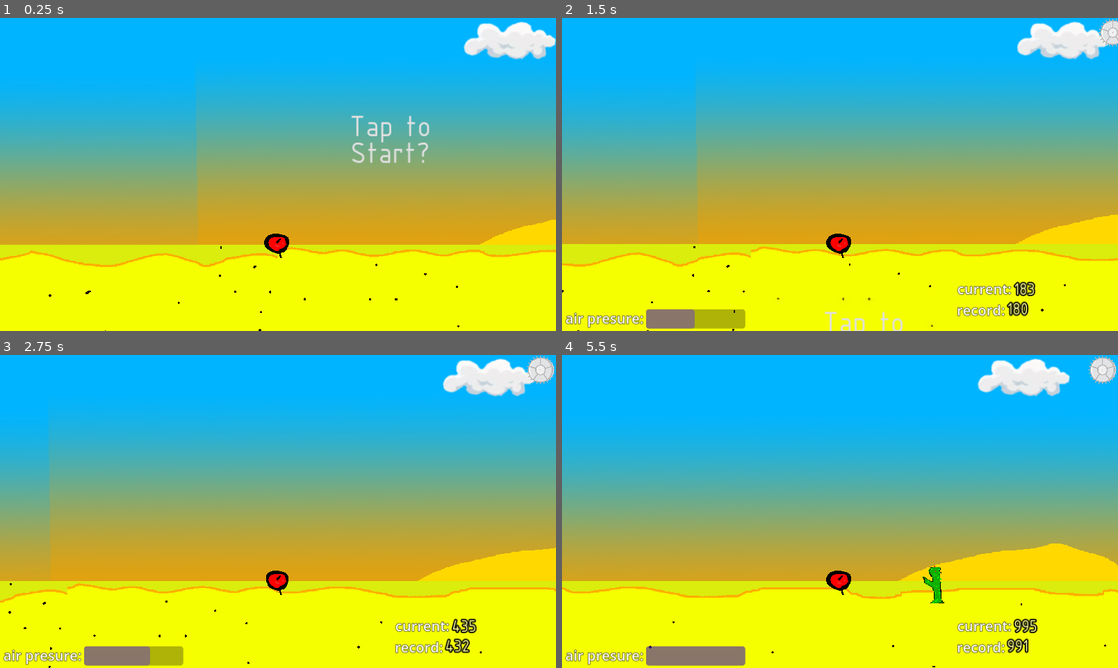
Above: before the commit, frames 1-4 (two rows, left to right).
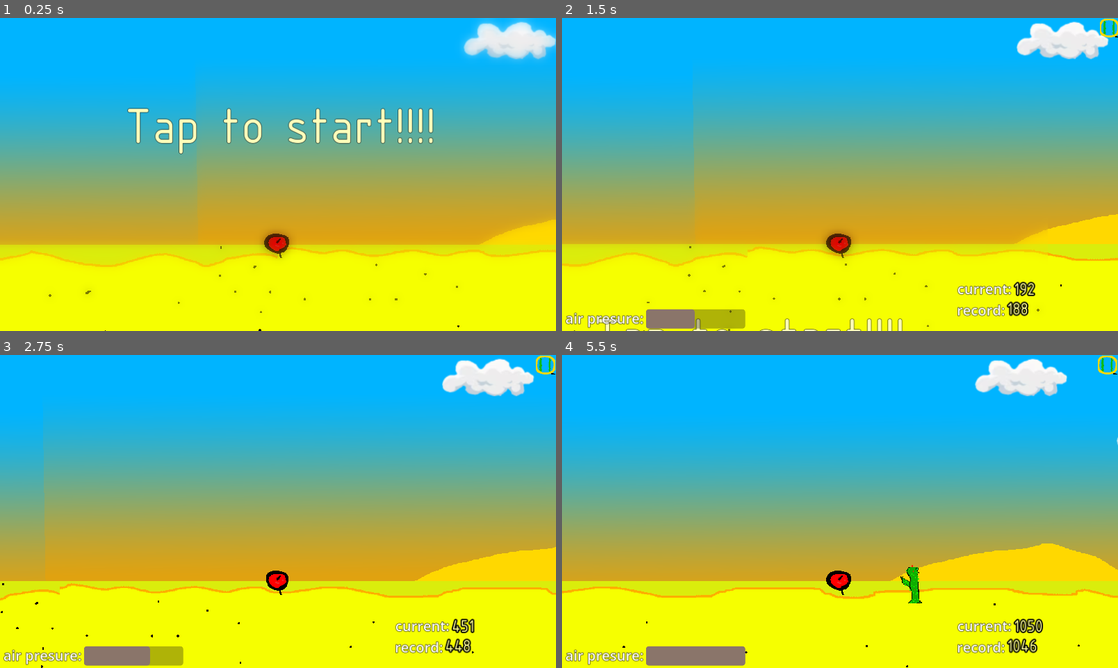
Above: after the commit, the same moments.

Repository: Nazarwadim/Sharik_fly
Game: Godot game, scene res://scenes/game/game.tscn
The game is run twice, just before and just after one commit, with the same random seed, the same clock (stepped at 60 frames per second) and the same inputs. Sound files missing from this copy of the repository are replaced by a short silence.
Inputs (mouse positions are in pixels of both pictures, inside the frame that each line leads up to):
- Up to frame 1 (0.25 s): no input
- Up to frame 2 (1.5 s): click (951, 143) at 0.5 s, where only the run before the commit has a clickable "Tap to Start?"; click (1106, 27) at 1.25 s
- Up to frame 3 (2.75 s): tap Enter at 2 s; move the mouse to (400, 495) at 2.02 s; hold Keypad 8 (up) from 2.03 s (still down); click (400, 495) at 2.17 s
- Up to frame 4 (5.5 s): tap Enter every 0.75 s from 2.75 to 5 s; move the mouse to (728, 527) at 2.77 s; release Keypad 8 (up) at 2.78 s; hold Keypad 2 (down) 2.78-3.53 s; click (728, 527) at 2.92 s; move the mouse to (895, 442) at 3.52 s; hold Keypad 8 (up) 3.53-5.03 s; click (895, 442) at 3.67 s; move the mouse to (812, 574) at 4.27 s; click (812, 574) at 4.42 s; move the mouse to (1006, 558) at 5.02 s; hold Keypad 2 (down) from 5.03 s (still down); click (1006, 558) at 5.17 s

The runs differ from the first frame. In frame 1, 4.0% of the frame differs, in the area x 0-100%, y 0-95%; in frame 2, 2.5%; in frame 3, 1.9%; in frame 4, 3.2%.

Commit message:
level generator fix and UI

Diff:
--- a/assets/svg_icons/settings-cogwheel-svgrepo-com.svg
+++ /dev/null
@@ -1,109 +0,0 @@
-<?xml version="1.0" encoding="iso-8859-1"?>
-<!-- Uploaded to: SVG Repo, www.svgrepo.com, Generator: SVG Repo Mixer Tools -->
-<svg height="800px" width="800px" version="1.1" id="Layer_1" xmlns="http://www.w3.org/2000/svg" xmlns:xlink="http://www.w3.org/1999/xlink"
-	 viewBox="0 0 512 512" xml:space="preserve">
-<g transform="translate(1 1)">
-	<path style="fill:#E2E3E5;" d="M173.933,69.827c102.4-58.88,232.107-23.893,291.84,78.507
-		c58.88,102.4,23.893,232.107-78.507,290.987s-232.107,23.893-291.84-77.653C36.547,259.267,71.533,129.56,173.933,69.827"/>
-	<path style="fill:#CCCCCC;" d="M148.333,69.827c102.4-58.88,232.107-23.893,291.84,78.507
-		c58.88,102.4,23.893,232.107-78.507,290.987s-232.107,23.893-291.84-77.653C11.8,259.267,45.933,129.56,148.333,69.827"/>
-	<path style="fill:#E2E3E5;" d="M442.733,255c0,117.76-89.6,213.333-200.533,213.333S41.667,372.76,41.667,255
-		S131.267,41.667,242.2,41.667S442.733,137.24,442.733,255"/>
-	<path style="fill:#FFFFFF;" d="M70.68,361.667c40.107,70.827,116.053,109.227,192,106.667
-		C154.307,464.92,67.267,371.053,67.267,255S154.307,45.08,262.68,41.667c-38.4-1.707-77.653,7.68-114.347,28.16
-		C46.787,129.56,11.8,259.267,70.68,361.667"/>
-	<path style="fill:#E0E0E0;" d="M340.333,255c0,46.933-38.4,85.333-85.333,85.333s-85.333-38.4-85.333-85.333
-		s38.4-85.333,85.333-85.333S340.333,208.067,340.333,255"/>
-	<path style="fill:#F0F0F0;" d="M314.733,255c0,46.933-32.427,85.333-72.533,85.333s-72.533-38.4-72.533-85.333
-		s32.427-85.333,72.533-85.333S314.733,208.067,314.733,255"/>
-	<g>
-		<path style="fill:#B6B6B6;" d="M255,476.867c-122.027,0-221.867-99.84-221.867-221.867S132.973,33.133,255,33.133
-			S476.867,132.973,476.867,255S377.027,476.867,255,476.867z M255,50.2C142.36,50.2,50.2,142.36,50.2,255S142.36,459.8,255,459.8
-			S459.8,367.64,459.8,255S367.64,50.2,255,50.2z"/>
-		<path style="fill:#B6B6B6;" d="M199.533,57.88c-3.413,0-6.827-2.56-8.533-5.973l-8.533-33.28
-			c-0.853-4.267,1.707-9.387,5.973-10.24s9.387,1.707,10.24,5.973l8.533,33.28c0.853,4.267-1.707,9.387-5.973,10.24
-			C201.24,57.027,200.387,57.88,199.533,57.88z"/>
-		<path style="fill:#B6B6B6;" d="M319,502.467c-3.413,0-6.827-2.56-8.533-5.973l-8.533-33.28c-0.853-4.267,1.707-9.387,5.973-10.24
-			c4.267-0.853,9.387,1.707,10.24,5.973l8.533,33.28c0.853,4.267-1.707,9.387-5.973,10.24
-			C320.707,502.467,319.853,502.467,319,502.467z"/>
-		<path style="fill:#B6B6B6;" d="M502.467,263.533h-34.133c-5.12,0-8.533-3.413-8.533-8.533s3.413-8.533,8.533-8.533h34.133
-			c5.12,0,8.533,3.413,8.533,8.533S507.587,263.533,502.467,263.533z"/>
-		<path style="fill:#B6B6B6;" d="M41.667,263.533H7.533C2.413,263.533-1,260.12-1,255s3.413-8.533,8.533-8.533h34.133
-			c5.12,0,8.533,3.413,8.533,8.533S46.787,263.533,41.667,263.533z"/>
-		<path style="fill:#B6B6B6;" d="M429.933,438.467c-2.56,0-4.267-0.853-5.973-2.56l-23.893-23.893
-			c-3.413-3.413-3.413-8.533,0-11.947c3.413-3.413,8.533-3.413,11.947,0l23.893,23.893c3.413,3.413,3.413,8.533,0,11.947
-			C434.2,437.613,432.493,438.467,429.933,438.467z"/>
-		<path style="fill:#B6B6B6;" d="M103.96,112.493c-2.56,0-4.267-0.853-5.973-2.56L74.093,86.04c-3.413-3.413-3.413-8.533,0-11.947
-			c3.413-3.413,8.533-3.413,11.947,0l23.893,23.893c3.413,3.413,3.413,8.533,0,11.947C108.227,111.64,106.52,112.493,103.96,112.493
-			z"/>
-		<path style="fill:#B6B6B6;" d="M406.04,112.493c-2.56,0-4.267-0.853-5.973-2.56c-3.413-3.413-3.413-8.533,0-11.947l23.893-23.893
-			c3.413-3.413,8.533-3.413,11.947,0c3.413,3.413,3.413,8.533,0,11.947l-23.893,23.893
-			C410.307,111.64,407.747,112.493,406.04,112.493z"/>
-		<path style="fill:#B6B6B6;" d="M80.067,438.467c-2.56,0-4.267-0.853-5.973-2.56c-3.413-3.413-3.413-8.533,0-11.947l23.893-23.893
-			c3.413-3.413,8.533-3.413,11.947,0c3.413,3.413,3.413,8.533,0,11.947L86.04,435.907C84.333,437.613,82.627,438.467,80.067,438.467
-			z"/>
-		<path style="fill:#B6B6B6;" d="M148.333,78.36c-2.56,0-5.973-1.707-7.68-4.267l-17.067-29.867
-			c-1.707-3.413-0.853-8.533,3.413-11.093s9.387-0.853,11.947,3.413l17.067,29.867c2.56,4.267,0.853,9.387-3.413,11.947
-			C150.893,78.36,150.04,78.36,148.333,78.36z"/>
-		<path style="fill:#B6B6B6;" d="M378.733,477.72c-2.56,0-5.973-1.707-7.68-4.267l-17.067-29.867
-			c-2.56-4.267-0.853-9.387,3.413-11.947c4.267-2.56,9.387-0.853,11.947,3.413l17.067,29.867c2.56,4.267,0.853,9.387-3.413,11.947
-			C381.293,477.72,380.44,477.72,378.733,477.72z"/>
-		<path style="fill:#B6B6B6;" d="M255,511c-5.12,0-8.533-3.413-8.533-8.533v-34.133c0-5.12,3.413-8.533,8.533-8.533
-			s8.533,3.413,8.533,8.533v34.133C263.533,507.587,260.12,511,255,511z"/>
-		<path style="fill:#B6B6B6;" d="M255,50.2c-5.12,0-8.533-3.413-8.533-8.533V7.533C246.467,2.413,249.88-1,255-1
-			s8.533,3.413,8.533,8.533v34.133C263.533,46.787,260.12,50.2,255,50.2z"/>
-		<path style="fill:#B6B6B6;" d="M69.827,156.867c-1.707,0-2.56,0-4.267-0.853l-29.867-17.067c-3.413-2.56-5.12-7.68-2.56-11.947
-			s7.68-5.12,11.947-3.413l29.867,17.067c4.267,2.56,5.12,7.68,3.413,11.947C75.8,155.16,73.24,156.867,69.827,156.867z"/>
-		<path style="fill:#B6B6B6;" d="M469.187,387.267c-1.707,0-2.56,0-4.267-0.853l-29.867-17.067c-4.267-2.56-5.12-7.68-3.413-11.947
-			c2.56-4.267,7.68-5.12,11.947-3.413l29.867,17.067c4.267,2.56,5.12,7.68,3.413,11.947
-			C475.16,385.56,472.6,387.267,469.187,387.267z"/>
-		<path style="fill:#B6B6B6;" d="M49.347,208.067c-0.853,0-1.707,0-2.56,0l-33.28-8.533c-4.267-0.853-7.68-5.973-5.973-10.24
-			c0.853-4.267,5.973-7.68,10.24-5.973l33.28,8.533c4.267,0.853,7.68,5.973,5.973,10.24
-			C56.173,205.507,52.76,208.067,49.347,208.067z"/>
-		<path style="fill:#B6B6B6;" d="M493.933,327.533c-0.853,0-1.707,0-2.56,0L458.093,319c-4.267-0.853-6.827-5.973-5.973-10.24
-			c0.853-4.267,5.973-7.68,10.24-5.973l33.28,8.533c4.267,0.853,6.827,5.973,5.973,10.24
-			C501.613,324.973,498.2,327.533,493.933,327.533z"/>
-		<path style="fill:#B6B6B6;" d="M16.067,327.533c-3.413,0-6.827-2.56-8.533-5.973c-0.853-4.267,1.707-9.387,5.973-10.24
-			l33.28-8.533c4.267-0.853,9.387,1.707,10.24,5.973c0.853,4.267-1.707,9.387-5.973,10.24l-33.28,8.533
-			C17.773,327.533,16.92,327.533,16.067,327.533z"/>
-		<path style="fill:#B6B6B6;" d="M460.653,208.067c-3.413,0-6.827-2.56-8.533-5.973c-0.853-4.267,1.707-9.387,5.973-10.24
-			l33.28-8.533c4.267-0.853,9.387,1.707,10.24,5.973c0.853,4.267-1.707,9.387-5.973,10.24l-33.28,8.533
-			C462.36,208.067,461.507,208.067,460.653,208.067z"/>
-		<path style="fill:#B6B6B6;" d="M40.813,387.267c-2.56,0-5.973-1.707-7.68-4.267c-2.56-4.267-0.853-9.387,3.413-11.947
-			l29.867-17.067c4.267-2.56,9.387-0.853,11.947,3.413c2.56,4.267,0.853,9.387-3.413,11.947L45.08,386.413
-			C43.373,387.267,42.52,387.267,40.813,387.267z"/>
-		<path style="fill:#B6B6B6;" d="M440.173,156.867c-2.56,0-5.973-1.707-7.68-4.267c-2.56-4.267-0.853-9.387,3.413-11.947
-			l29.867-17.067c4.267-2.56,9.387-0.853,11.947,3.413c2.56,4.267,0.853,9.387-3.413,11.947l-29.867,17.067
-			C442.733,156.867,441.027,156.867,440.173,156.867z"/>
-		<path style="fill:#B6B6B6;" d="M361.667,78.36c-1.707,0-2.56,0-4.267-0.853c-4.267-2.56-5.12-7.68-3.413-11.947l17.067-29.867
-			c2.56-3.413,7.68-5.12,11.947-2.56s5.12,7.68,3.413,11.947l-17.067,29.867C367.64,77.507,364.227,78.36,361.667,78.36z"/>
-		<path style="fill:#B6B6B6;" d="M131.267,477.72c-1.707,0-2.56,0-4.267-0.853c-4.267-2.56-5.12-7.68-3.413-11.947l17.067-29.867
-			c2.56-4.267,7.68-5.12,11.947-3.413c4.267,2.56,5.12,7.68,3.413,11.947l-17.067,29.867
-			C137.24,476.013,133.827,477.72,131.267,477.72z"/>
-		<path style="fill:#B6B6B6;" d="M310.467,57.88c-0.853,0-1.707,0-2.56,0c-4.267-0.853-6.827-5.973-5.973-10.24l8.533-33.28
-			c0.853-4.267,5.973-6.827,10.24-5.973s6.827,5.973,5.973,10.24l-8.533,33.28C317.293,55.32,313.88,57.88,310.467,57.88z"/>
-		<path style="fill:#B6B6B6;" d="M191,502.467c-0.853,0-1.707,0-2.56,0c-4.267-0.853-7.68-5.973-5.973-10.24l8.533-33.28
-			c0.853-4.267,5.973-7.68,10.24-5.973c4.267,0.853,7.68,5.973,5.973,10.24l-8.533,33.28
-			C197.827,499.907,194.413,502.467,191,502.467z"/>
-		<path style="fill:#B6B6B6;" d="M255,348.867c-52.053,0-93.867-41.813-93.867-93.867s41.813-93.867,93.867-93.867
-			s93.867,41.813,93.867,93.867S307.053,348.867,255,348.867z M255,178.2c-42.667,0-76.8,34.133-76.8,76.8s34.133,76.8,76.8,76.8
-			s76.8-34.133,76.8-76.8S297.667,178.2,255,178.2z"/>
-		<path style="fill:#B6B6B6;" d="M255,178.2c-5.12,0-8.533-3.413-8.533-8.533v-128c0-5.12,3.413-8.533,8.533-8.533
-			s8.533,3.413,8.533,8.533v128C263.533,174.787,260.12,178.2,255,178.2z"/>
-		<path style="fill:#B6B6B6;" d="M173.933,237.08c-0.853,0-1.707,0-2.56,0L49.347,196.973c-4.267-1.707-6.827-5.973-5.12-11.093
-			c1.707-4.267,5.973-6.827,11.093-5.12l121.173,40.107c4.267,1.707,6.827,5.973,5.12,11.093
-			C180.76,234.52,177.347,237.08,173.933,237.08z"/>
-		<path style="fill:#B6B6B6;" d="M129.56,435.907c-1.707,0-3.413-0.853-5.12-1.707c-3.413-2.56-4.267-7.68-1.707-11.947L197.827,319
-			c2.56-3.413,7.68-4.267,11.947-1.707c3.413,2.56,4.267,7.68,1.707,11.947l-75.093,103.253
-			C134.68,435.053,132.12,435.907,129.56,435.907z"/>
-		<path style="fill:#B6B6B6;" d="M380.44,435.907c-2.56,0-5.12-0.853-6.827-3.413L298.52,329.24
-			c-2.56-3.413-1.707-9.387,1.707-11.947c3.413-2.56,9.387-1.707,11.947,1.707l75.093,103.253c2.56,3.413,1.707,9.387-1.707,11.947
-			C383.853,435.907,382.147,435.907,380.44,435.907z"/>
-		<path style="fill:#B6B6B6;" d="M336.067,237.08c-3.413,0-6.827-2.56-8.533-5.973c-1.707-4.267,0.853-9.387,5.12-11.093
-			L454.68,180.76c4.267-1.707,9.387,0.853,11.093,5.12c1.707,4.267-0.853,9.387-5.12,11.093l-122.027,39.253
-			C337.773,237.08,336.92,237.08,336.067,237.08z"/>
-		<path style="fill:#B6B6B6;" d="M263.533,255c0,5.12-3.413,8.533-8.533,8.533s-8.533-3.413-8.533-8.533s3.413-8.533,8.533-8.533
-			S263.533,249.88,263.533,255"/>
-	</g>
-</g>
-</svg>
--- a/project.godot
+++ b/project.godot
@@ -25,6 +25,8 @@
 
 [display]
 
+window/size/initial_position_type=0
+window/size/always_on_top=true
 window/stretch/mode="canvas_items"
 
 [dotnet]
--- a/scenes/Ball/ball.gd
+++ b/scenes/Ball/ball.gd
@@ -13,8 +13,8 @@
 @onready var sound_controler:BallSoundController = $SoundControler
 @onready var trail:GPUParticles2D = $Trail
 
+func _process(delta) -> void:
 
-func _process(delta) -> void:
 	$HighestScore.update_highest_score(position)
 
 
--- a/scenes/Ball/ball.tscn
+++ b/scenes/Ball/ball.tscn
@@ -85,7 +85,7 @@
 
 [node name="CollisionPolygon" type="CollisionPolygon2D" parent="."]
 position = Vector2(0, -2)
-polygon = PackedVector2Array(37, -20, 32, -32, 23, -43, -2, -47, -32, -42, -40, -32, -45, -17, -40, 2, -23, 22, 1, 24, 5, 29, 10, 29, 10, 22, 32, 16)
+polygon = PackedVector2Array(37, -20, 32, -32, 23, -43, -2, -47, -32, -42, -40, -32, -45, -17, -40, 2, -23, 22, 1, 24, 5, 33, 10, 30, 10, 22, 32, 16)
 
 [node name="Trail" type="GPUParticles2D" parent="."]
 amount = 2
@@ -112,11 +112,11 @@
 
 [node name="UpSound" type="AudioStreamPlayer" parent="SoundControler"]
 stream = ExtResource("10_nf1lp")
-volume_db = -5.0
+volume_db = -3.0
 
 [node name="DownSound" type="AudioStreamPlayer" parent="SoundControler"]
 stream = ExtResource("11_c7w1i")
-volume_db = -5.0
+volume_db = -3.0
 
 [node name="StateMashine" type="Node" parent="." node_paths=PackedStringArray("object", "animation", "current_state")]
 script = ExtResource("12_ndfgc")
--- a/scenes/Level/level.gd
+++ b/scenes/Level/level.gd
@@ -7,7 +7,11 @@
 
 func _ready():
 	SignalBus.on_start_button_preased.connect(start_generation)
+	SignalBus.player_died.connect(stop_generation)
 
+func stop_generation(balL):
+	$Kaktuses_generator/Timer.stop()
+	$Cloud_Paralax/Timer.stop()
 
 func on_generate_timer_timeout() -> void:
 	$Kaktuses_generator/Timer.wait_time = kaktuses_generation_frequency_distance / player.phisics.speed
--- a/scenes/StartUI/StartButton.gd
+++ b/scenes/StartUI/StartButton.gd
@@ -1,5 +1,8 @@
-extends Button
+extends Control
 
-func _on_pressed():
-	SignalBus.on_start_button_preased.emit()
-	get_parent().gravity_scale = 1
+
+
+func _on_gui_input(event):
+	if event is InputEventMouseButton:
+		SignalBus.on_start_button_preased.emit()
+		get_parent().gravity_scale = 1
--- a/scenes/StartUI/start_ui.tscn
+++ b/scenes/StartUI/start_ui.tscn
@@ -1,11 +1,11 @@
-[gd_scene load_steps=10 format=3 uid="uid://cxh3tys25wmmw"]
+[gd_scene load_steps=11 format=3 uid="uid://cxh3tys25wmmw"]
 
 [ext_resource type="FontFile" uid="uid://cmok75x4xo3v4" path="res://fonts/ISOCPEUR.ttf" id="1_h4l1h"]
 [ext_resource type="Shader" path="res://shaders/vignette.gdshader" id="1_ycwd7"]
 [ext_resource type="Script" path="res://scenes/StartUI/StartButton.gd" id="3_tcist"]
 
 [sub_resource type="RectangleShape2D" id="RectangleShape2D_6icu7"]
-size = Vector2(394, 168)
+size = Vector2(1098, 703)
 
 [sub_resource type="ShaderMaterial" id="ShaderMaterial_rgdp8"]
 shader = ExtResource("1_ycwd7")
@@ -13,6 +13,13 @@
 [sub_resource type="Theme" id="Theme_5s636"]
 default_font = ExtResource("1_h4l1h")
 default_font_size = 64
+
+[sub_resource type="LabelSettings" id="LabelSettings_lnbhg"]
+font = ExtResource("1_h4l1h")
+font_size = 110
+font_color = Color(1, 1, 0.729412, 1)
+outline_size = 3
+outline_color = Color(0, 0, 0, 1)
 
 [sub_resource type="RectangleShape2D" id="RectangleShape2D_5fkn5"]
 size = Vector2(658.5, 60)
@@ -29,33 +36,40 @@
 
 [node name="RigidBody2D" type="RigidBody2D" parent="."]
 gravity_scale = 0.0
-metadata/_edit_group_ = true
 
 [node name="CollisionShape2D" type="CollisionShape2D" parent="RigidBody2D"]
-position = Vector2(92, 74)
+position = Vector2(-12, 181.5)
 shape = SubResource("RectangleShape2D_6icu7")
 
 [node name="ColorRect" type="ColorRect" parent="RigidBody2D"]
 material = SubResource("ShaderMaterial_rgdp8")
-offset_left = -104.0
-offset_top = -11.0
-offset_right = 290.0
-offset_bottom = 160.0
+offset_left = -616.0
+offset_top = -180.0
+offset_right = 612.0
+offset_bottom = 507.0
 color = Color(1, 0.572549, 1, 0.498039)
 
-[node name="StartButton" type="Button" parent="RigidBody2D"]
-offset_left = -114.0
-offset_top = -12.0
-offset_right = 295.0
-offset_bottom = 161.0
+[node name="StartButton" type="Control" parent="RigidBody2D"]
+layout_mode = 3
+anchors_preset = 0
+offset_left = -640.0
+offset_top = -178.0
+offset_right = 620.0
+offset_bottom = 531.0
 theme = SubResource("Theme_5s636")
-text = "Tap to
-Start?"
-flat = true
 script = ExtResource("3_tcist")
 
+[node name="Label" type="Label" parent="RigidBody2D/StartButton"]
+layout_mode = 0
+offset_left = 311.0
+offset_top = 250.0
+offset_right = 960.0
+offset_bottom = 646.0
+text = "Tap to start!!!!"
+label_settings = SubResource("LabelSettings_lnbhg")
+
 [node name="RigidBody2D2" type="StaticBody2D" parent="."]
-position = Vector2(9, 784)
+position = Vector2(-11, 1443)
 metadata/_edit_group_ = true
 
 [node name="CollisionShape2D" type="CollisionShape2D" parent="RigidBody2D2"]
@@ -71,4 +85,4 @@
 
 [node name="StartButtonPosition" type="Marker2D" parent="."]
 
-[connection signal="pressed" from="RigidBody2D/StartButton" to="RigidBody2D/StartButton" method="_on_pressed"]
+[connection signal="gui_input" from="RigidBody2D/StartButton" to="RigidBody2D/StartButton" method="_on_gui_input"]
--- a/scenes/UI/Tools/SettingsButton.gd
+++ b/scenes/UI/Tools/SettingsButton.gd
@@ -4,8 +4,8 @@
 func _on_button_down():
 	var tween = get_tree().create_tween()
 
-	tween.tween_property(self, "size", Vector2(70,70), 0.2)
-	tween.tween_property(self, "position", Vector2(1080,1),0.2)
+	tween.tween_property(self, "size", Vector2(50,50), 0.2)
+	tween.tween_property(self, "position", Vector2(1098,1),0.2)
 
 	tween.play()
 
@@ -13,6 +13,6 @@
 func _on_button_up():
 	var tween = get_tree().create_tween()
 
-	tween.tween_property(self, "size", Vector2(60,60),0.2)
-	tween.tween_property(self, "position", Vector2(1090,1),0.2)
+	tween.tween_property(self, "size", Vector2(40,40),0.2)
+	tween.tween_property(self, "position", Vector2(1110,1),0.2)
 	tween.play()
--- a/scenes/UI/ui.tscn
+++ b/scenes/UI/ui.tscn
@@ -1,12 +1,13 @@
-[gd_scene load_steps=15 format=3 uid="uid://bgtietayb8gpk"]
+[gd_scene load_steps=16 format=3 uid="uid://bgtietayb8gpk"]
 
 [ext_resource type="Script" path="res://scenes/UI/ui.gd" id="1_u0qht"]
 [ext_resource type="Script" path="res://scenes/UI/Tools/Score.gd" id="2_80xu8"]
 [ext_resource type="LabelSettings" uid="uid://b63h4jabqxvhq" path="res://fonts/label_settings_for_score.tres" id="2_bvo4i"]
 [ext_resource type="Script" path="res://scenes/UI/Tools/AirBar.gd" id="2_qmmkx"]
 [ext_resource type="Script" path="res://scenes/UI/control/ButtonUp.gd" id="2_qn8aw"]
-[ext_resource type="Texture2D" uid="uid://nll72mo2g1u2" path="res://assets/svg_icons/settings-cogwheel-svgrepo-com.svg" id="2_r2tdx"]
 [ext_resource type="Script" path="res://scenes/UI/Tools/SettingsButton.gd" id="4_8jxon"]
+[ext_resource type="Texture2D" uid="uid://dn1vmuj6ws0no" path="res://assets/svg_icons/pause_button_normal.png" id="5_hpmr6"]
+[ext_resource type="Texture2D" uid="uid://dgmpj681anyh" path="res://assets/svg_icons/pause_button_preased.png" id="6_w2vtm"]
 [ext_resource type="Script" path="res://scenes/UI/control/ButtonDown.gd" id="6_wv5ak"]
 
 [sub_resource type="LabelSettings" id="LabelSettings_0ygfx"]
@@ -113,7 +114,8 @@
 offset_right = 1150.0
 offset_bottom = 36.0
 shortcut = SubResource("Shortcut_3mfom")
-texture_normal = ExtResource("2_r2tdx")
+texture_normal = ExtResource("5_hpmr6")
+texture_pressed = ExtResource("6_w2vtm")
 ignore_texture_size = true
 stretch_mode = 0
 script = ExtResource("4_8jxon")
--- a/scenes/game/game.gd
+++ b/scenes/game/game.gd
@@ -1,5 +1,12 @@
 extends Node
 class_name Game
 
+@onready var _ball_scene_path = $Ball.get_scene_file_path()
+
 func _ready():
 	randomize()
+	SignalBus.player_died.connect(player_died)
+
+func player_died(ball):
+	await get_tree().create_timer(1).timeout
+	$Ball.queue_free()
--- a/scenes/game/game.tscn
+++ b/scenes/game/game.tscn
@@ -26,6 +26,7 @@
 
 [node name="Ball" parent="." instance=ExtResource("4_xad56")]
 scale = Vector2(0.6, 0.6)
+start_speed_increase = 5.0
 
 [node name="RemoteTransform2D" type="RemoteTransform2D" parent="Ball"]
 position = Vector2(0, -250)
@@ -33,4 +34,4 @@
 remote_path = NodePath("../../Camera2D")
 
 [node name="StartUI" parent="." instance=ExtResource("5_bey8h")]
-position = Vector2(143, -290)
+position = Vector2(11, -358)
Not shown, added: assets/svg_icons/pause_button.png.import
Binary file added: assets/svg_icons/pause_button_normal.png
Not shown, changed: assets/svg_icons/pause_button_normal.png.import
Binary file added: assets/svg_icons/pause_button_preased.png
Not shown, added: assets/svg_icons/pause_button_preased.png.import
